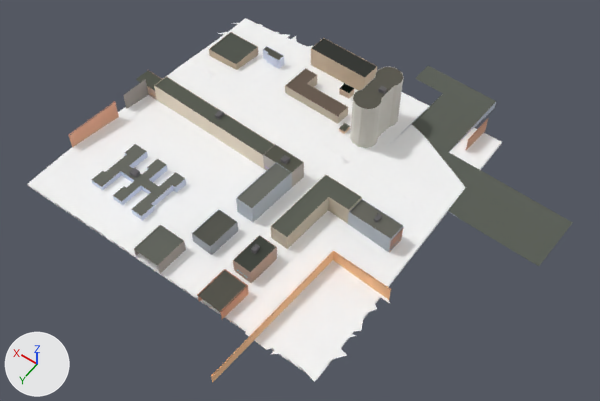
The glTF model public/tiles/0/3_-13.glb, before and after one commit.
Camera for both pictures: a 50 mm camera at (641.0, 3524.0, 681.0) aimed at (858.0, 3220.0, 203.0). Every picture has the same lights, and +X, +Y and +Z are marked at lower left. The picture after the commit comes second. Where no turn or scale is listed for an object, it has been applied to the vertices. Vertices at exactly the same position are counted once.

The first picture shows 't0_3_-13'.
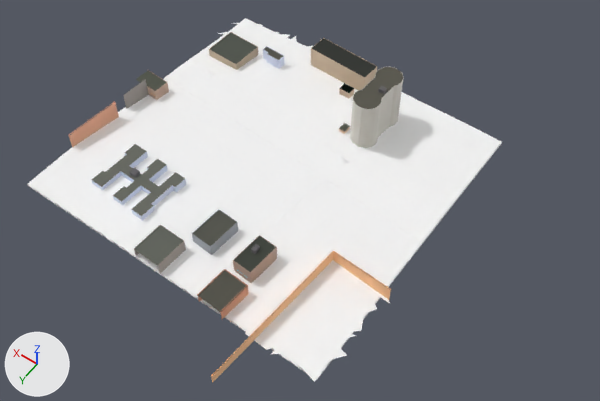
Where the newer file only moved an object's origin or applied its transform, the numbers keep the older frame.

Location of each change, (x1, y1, x2, y2) in pixels of the pictures (600 x 401 px; the box of a moved part takes in the faces that stretch with it):
't0_3_-13', reshaped (13% narrower)
    before: (27, 18, 573, 383)
    after: (27, 18, 502, 383)
part 1 of me_t0_3__13, deleted
    before: (154, 68, 489, 252)
part 2 of me_t0_3__13, moved or reshaped
    before: (98, 28, 573, 289)
    after: (98, 29, 400, 256)

What the commit changed:
me_t0_3__13 is used by ob_t0_3__13; location (861.0, 3201.6, 216.2).
me_t0_3__13 had 8916 vertices, 14255 faces and spanned x -172.0..172.0, y -168.0..168.0, z -28.0..28.0.
me_t0_3__13 now has 8583 vertices, 13879 faces and spans x -102.0..172.0, y -137.0..168.0, z -27.0..28.0.
me_t0_3__13 part 1: 17 loose pieces with 319 vertices, spanning x -81.0..150.0, y -132.0..59.0, z -25.0..11.0, are deleted.
me_t0_3__13 part 2: 28 vertices moved within x -53.0..154.0, y -91.0..89.0, z -19.0..-7.0; 41 vertices removed from x -172.0..145.0, y -168.0..88.0, z -28.0..-3.0; 27 vertices added at x -70.0..154.0, y -122.0..88.0, z -23.0..-3.0.
